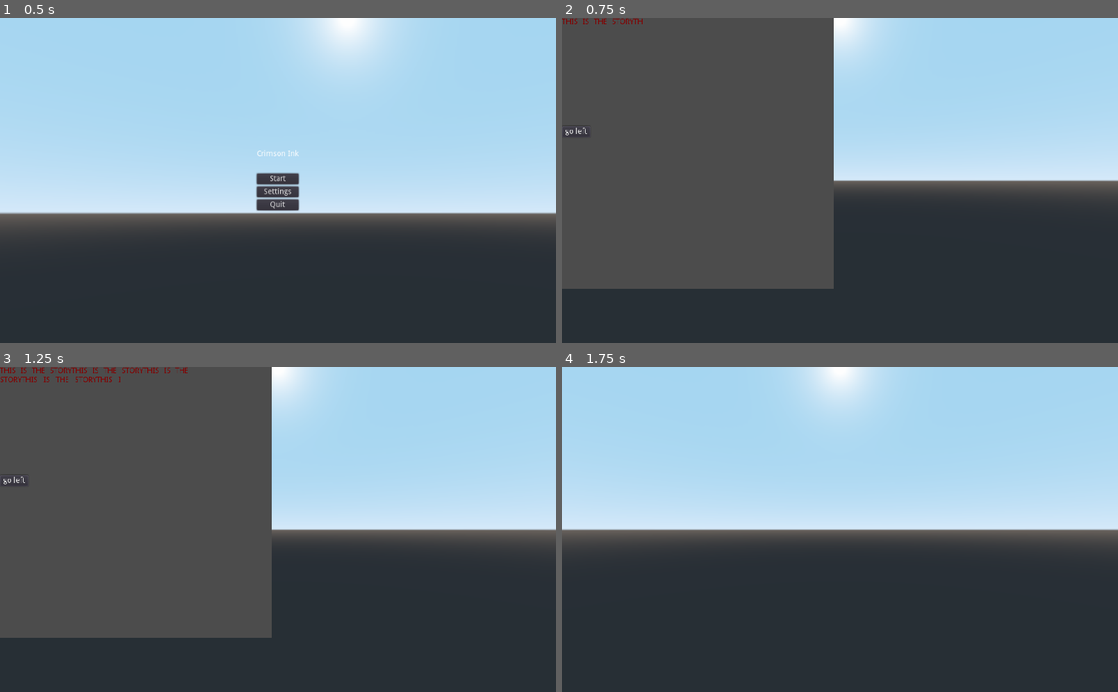
Above: before the commit, frames 1-4 (two rows, left to right).
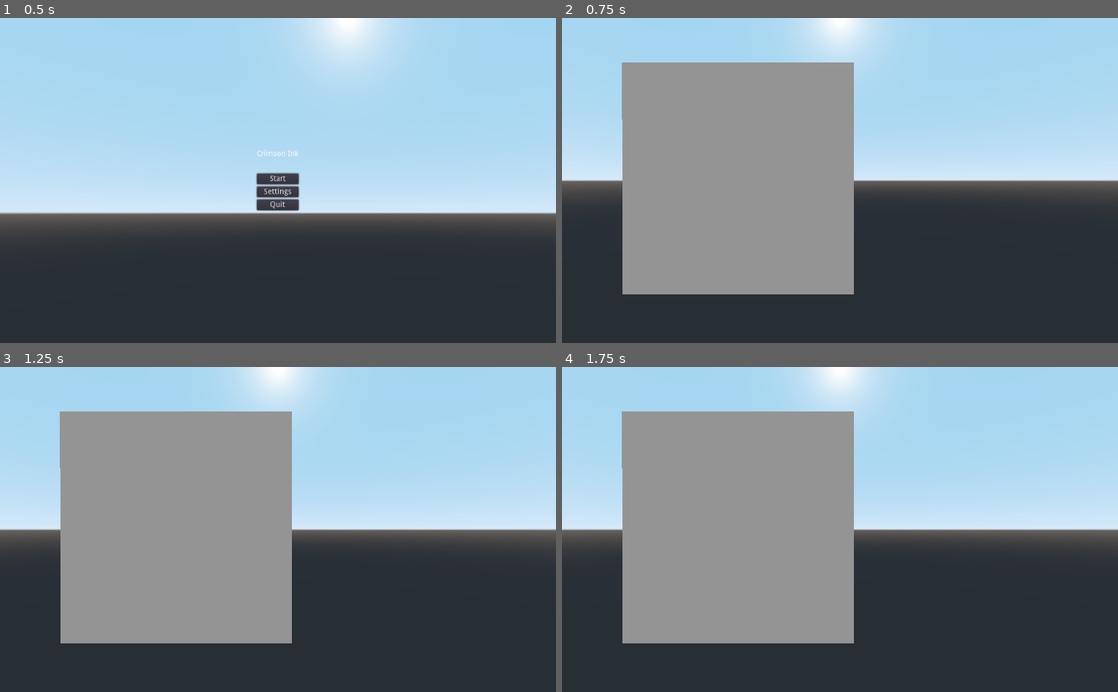
Above: after the commit, the same moments.

Repository: OttoHartvich/BookGame
Game: Godot game, scene res://Menu/Menu.tscn
Same seed, same stepped clock (60 frames per second), same inputs: the game is played once before the commit and once after it.
Inputs (mouse positions are in pixels of both pictures, inside the frame that each line leads up to):
- Up to frame 1 (0.5 s): no input
- Up to frame 2 (0.75 s): click "Start" at 0.5 s
- Up to frame 3 (1.25 s): no input
- Up to frame 4 (1.75 s): click (578, 480) at 1.25 s, where only the run before the commit has a clickable "go left"

Frame 1 is identical in both runs. In frame 2, 43% of the frame differs, in the area x 0-53%, y 0-86%; in frame 3, 43%; in frame 4, 30%.

Commit message:
Story Json in autoload

Diff:
--- /dev/null
+++ b/Godot/Autoload/StoryJson/StoryJson.gd
@@ -0,0 +1,15 @@
+extends Node
+
+var StoryJson = [
+	{
+		"name":"Intro",
+		"text":'Contrary to popular belief, Lorem Ipsum is not simply random text. It has roots in a piece of classical Latin literature from 45 BC, making it over 2000 years old. Richard McClintock, a Latin professor at Hampden-Sydney College in Virginia, looked up one of the more obscure Latin words, consectetur, from a Lorem Ipsum passage, and going through the cites of the word in classical literature, discovered the undoubtable source. Lorem Ipsum comes from sections 1.10.32 and 1.10.33 of "de Finibus Bonorum et Malorum" (The Extremes of Good and Evil) by Cicero, written in 45 BC. This book is a treatise on the theory of ethics, very popular during the Renaissance. The first line of Lorem Ipsum, "Lorem ipsum dolor sit amet..", comes from a line in section 1.10.32.',
+		"options": [
+			{
+			"name":"FirstRoom",
+			"label":'right',
+			"prerequisit": null,
+			}
+		]
+	},
+]
--- /dev/null
+++ b/Godot/Autoload/StoryJson/StoryJson.tscn
@@ -0,0 +1,6 @@
+[gd_scene load_steps=2 format=2]
+
+[ext_resource path="res://Autoload/StoryJson/StoryJson.gd" type="Script" id=1]
+
+[node name="Node" type="Node"]
+script = ExtResource( 1 )
--- a/Godot/Menu/Menu.gd
+++ b/Godot/Menu/Menu.gd
@@ -1,10 +1,9 @@
 extends CanvasLayer
 
 
-func _on_QuitBtn_button_up():
+func _on_QuitBtn_pressed():
 	get_tree().quit()
 
 func _on_StartBtn_pressed():
+	get_tree().change_scene("res://Scenes/Main.tscn")
 	GameEvents.emit_signal("on_start_game")
-	print('starting game')
-	get_tree().change_scene("res://Scenes/Main.tscn")
--- a/Godot/Menu/Menu.tscn
+++ b/Godot/Menu/Menu.tscn
@@ -72,6 +72,5 @@
 size_flags_vertical = 0
 text = "Quit"
 
-[connection signal="button_up" from="Menu/MarginContainer/VBoxContainer/StartBtn" to="." method="_on_StartBtn_button_up"]
 [connection signal="pressed" from="Menu/MarginContainer/VBoxContainer/StartBtn" to="." method="_on_StartBtn_pressed"]
-[connection signal="button_up" from="Menu/MarginContainer/VBoxContainer/QuitBtn" to="." method="_on_QuitBtn_button_up"]
+[connection signal="pressed" from="Menu/MarginContainer/VBoxContainer/QuitBtn" to="." method="_on_QuitBtn_pressed"]
--- a/Godot/PageManager.gd
+++ b/Godot/PageManager.gd
@@ -8,8 +8,6 @@
 
 func _ready() -> void:
 	GameEvents.connect("change_page", self, "_handle_change_page")
-	print("Json Test ", level.intro.thing)
-
 
 func _handle_chage_page(page_name) -> void:
 	print('Turning page to: ', page_name)
--- a/Godot/Scenes/Main.tscn
+++ b/Godot/Scenes/Main.tscn
@@ -11,8 +11,8 @@
 transform = Transform( 1, 0, 0, 0, 1, 0, 0, 0, 1, 0, 0.679844, 0.896747 )
 
 [node name="PageManager" type="Spatial" parent="."]
-transform = Transform( 1, 0, 0, 0, 0.780845, 0.624725, 0, -0.624725, 0.780845, -0.472937, 0.578775, -1.26608 )
+transform = Transform( 1, 0, 0, 0, 0.999997, -0.0023911, 0, 0.0023911, 0.999997, -0.472937, 0.719334, -4.11176 )
 script = ExtResource( 3 )
 
 [node name="Intro" parent="PageManager" instance=ExtResource( 2 )]
-transform = Transform( 1, 0, 0, 0, 0.983747, -0.179558, 0, 0.179558, 0.983747, 0, -0.269302, 0.335533 )
+transform = Transform( 1, 0, 0, 0, 1, 0, 0, 0, 1, -1.72266, 0, 0 )
--- a/Godot/TextGenerator/Button.gd
+++ /dev/null
@@ -1,9 +0,0 @@
-extends Button
-
-export(NodePath) onready var parent = get_node(parent) as Spatial
-
-func _on_GoTo1_pressed() -> void:
-	print("leaving ... ",parent.get_name())
-	GameEvents.emit_signal("change_page","FirstRoom")
-	parent.queue_free()
-	pass
--- a/Godot/TextGenerator/TextGenerator.gd
+++ b/Godot/TextGenerator/TextGenerator.gd
@@ -3,7 +3,7 @@
 
 export var text_speed = 0.1;
 export(NodePath) onready var viewport = get_node(viewport) as Viewport
-export(NodePath) onready var text_render = get_node(text_render) as Label
+export(NodePath) onready var text_render = get_node(text_render) as RichTextLabel
 
 func _ready():
 	text_render.percent_visible = 0;
--- a/Godot/TextGenerator/TextGenerator.tscn
+++ b/Godot/TextGenerator/TextGenerator.tscn
@@ -1,64 +1,35 @@
 [gd_scene load_steps=3 format=2]
 
 [ext_resource path="res://TextGenerator/TextGenerator.gd" type="Script" id=2]
-[ext_resource path="res://TextGenerator/Button.gd" type="Script" id=3]
+
+[sub_resource type="ViewportTexture" id=1]
+viewport_path = NodePath("Sprite3d/StoryBox")
 
 [node name="TextGenerator" type="Spatial"]
 script = ExtResource( 2 )
 text_speed = 0.004
-viewport = NodePath("ViewportContainer/StoryBox")
-text_render = NodePath("ViewportContainer/StoryBox/MarginContainer/TextRender")
+viewport = NodePath("Sprite3d/StoryBox")
+text_render = NodePath("Sprite3d/StoryBox/MarginContainer/TextRender")
 
-[node name="ViewportContainer" type="ViewportContainer" parent="."]
+[node name="Sprite3d" type="Sprite3D" parent="."]
+texture = SubResource( 1 )
+
+[node name="StoryBox" type="Viewport" parent="Sprite3d"]
+size = Vector2( 500, 500 )
+handle_input_locally = false
+render_target_v_flip = true
+render_target_update_mode = 3
+
+[node name="MarginContainer" type="MarginContainer" parent="Sprite3d/StoryBox"]
 margin_right = 40.0
 margin_bottom = 40.0
+custom_constants/margin_right = 10
 
-[node name="StoryBox" type="Viewport" parent="ViewportContainer"]
-size = Vector2( 500, 500 )
-size_override_stretch = true
-handle_input_locally = false
-render_target_update_mode = 3
-
-[node name="MarginContainer" type="MarginContainer" parent="ViewportContainer/StoryBox"]
-margin_right = 40.0
+[node name="TextRender" type="RichTextLabel" parent="Sprite3d/StoryBox/MarginContainer"]
+modulate = Color( 0.517647, 0, 0, 1 )
+margin_right = 30.0
 margin_bottom = 40.0
-size_flags_horizontal = 2
-size_flags_vertical = 2
-
-[node name="TextRender" type="Label" parent="ViewportContainer/StoryBox/MarginContainer"]
-modulate = Color( 0.517647, 0, 0, 1 )
-margin_right = 358.0
-margin_bottom = 184.0
-size_flags_horizontal = 0
-size_flags_vertical = 0
-text = "THIS IS THE STORYTHIS IS THE STORYTHIS IS THE
-STORYTHIS IS THE STORYTHIS IS THE STORYTHIS
-IS THE STORYTHIS IS THE STORYTHIS IS THE STORYTHIS
-IS THE STORYTHIS IS THE STORYTHIS IS THE STORYTHIS
- IS THE STORYTHIS IS THE STORYTHIS IS THE STORYTHI
-S IS THE STORYTHIS IS THE STORYTHIS IS THE STORYTHI
-S IS THE STORYTHIS IS THE STORYTHIS IS THE STORYTH
-IS IS THE STORYTHIS IS THE STORYTHIS IS THE STORYTHI
-S IS THE STORYTHIS IS THE STORYTHIS IS THE STORYTHIS
-
- IS THE STORY"
-align = 3
-valign = 3
-
-[node name="Buttons" type="HBoxContainer" parent="ViewportContainer/StoryBox"]
-margin_top = 200.0
-margin_right = 52.0
-margin_bottom = 20.0
-mouse_filter = 2
-size_flags_horizontal = 0
-size_flags_vertical = 0
-
-[node name="GoTo1" type="Button" parent="ViewportContainer/StoryBox/Buttons"]
-margin_right = 52.0
-margin_bottom = 20.0
-text = "go left"
-script = ExtResource( 3 )
-parent = NodePath("../../../..")
-
-[connection signal="pressed" from="ViewportContainer/StoryBox/Buttons/GoTo1" to="." method="_on_GoTo1_pressed"]
-[connection signal="pressed" from="ViewportContainer/StoryBox/Buttons/GoTo1" to="ViewportContainer/StoryBox/Buttons/GoTo1" method="_on_GoTo1_pressed"]
+meta_underlined = false
+tab_size = 6
+scroll_active = false
+deselect_on_focus_loss_enabled = false
--- a/Godot/project.godot
+++ b/Godot/project.godot
@@ -17,6 +17,7 @@
 [autoload]
 
 GameEvents="*res://Autoload/GameEvents/GameEvents.tscn"
+StoryJson="*res://Autoload/StoryJson/StoryJson.tscn"
 
 [gui]
 
